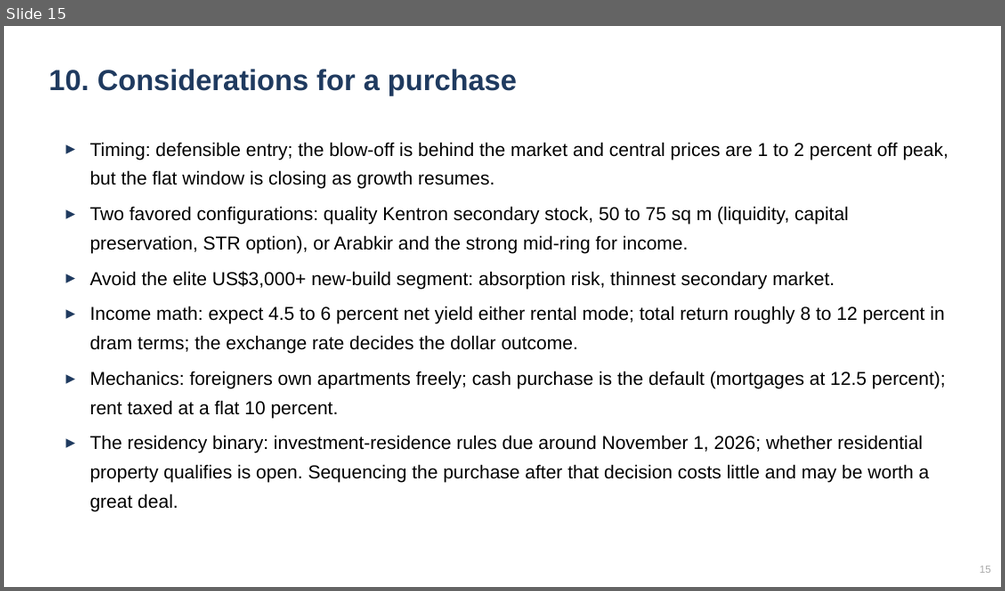
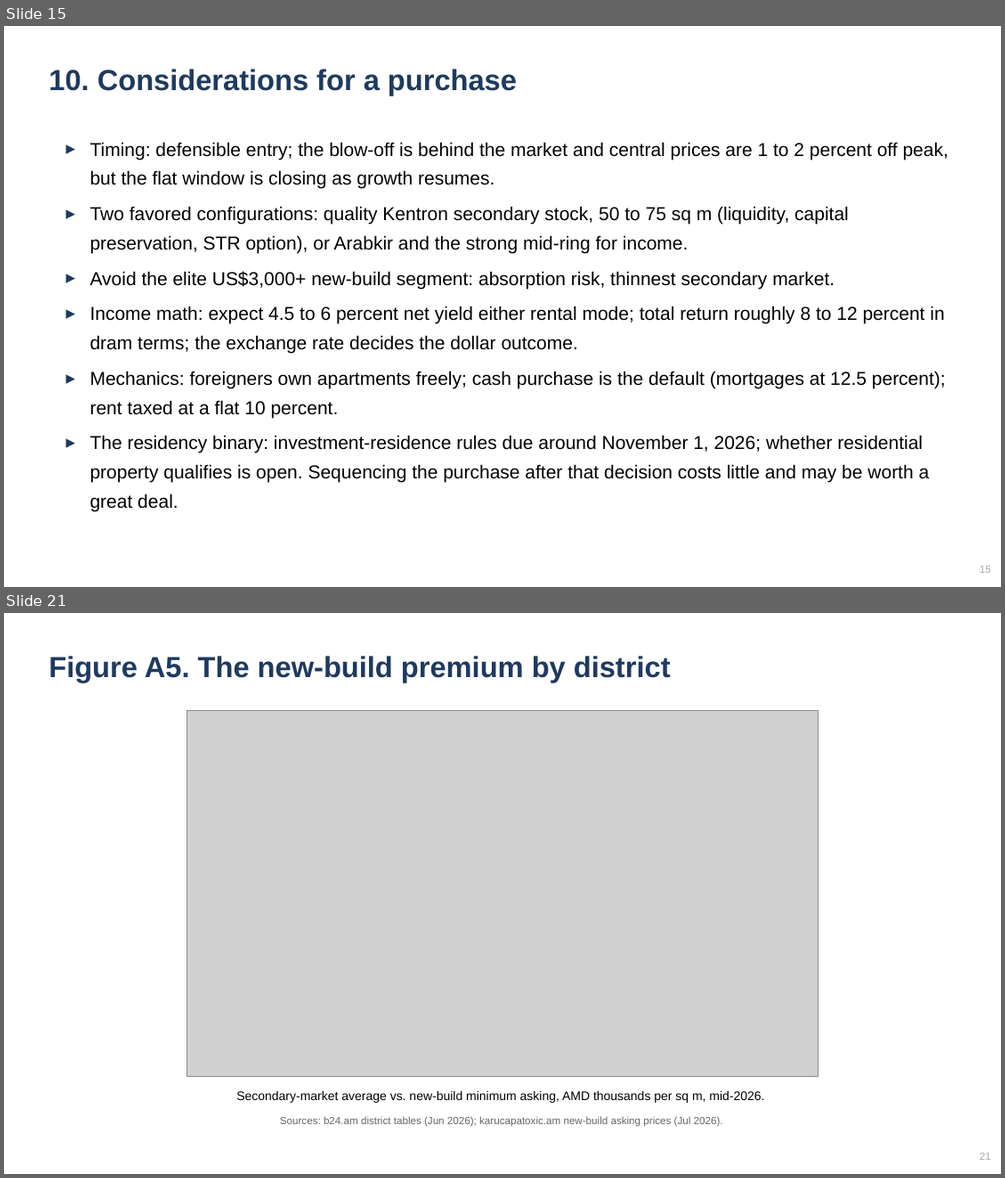
Before and after one commit to rasoolzandvakil-boop/yerevan-housing, a slide deck: Yerevan-Housing-Market-Slides.pptx. Shown one above the other, each under a label of ours: slide 15 before the commit, slides 15 and 21 after it; the slides between them are not shown. The pictures are 1005x591 and 1005x1178 pixels, drawn with LibreOffice and Linux fonts; fonts in the diff are those of the drawing; grey boxes stand for pictures. Boxes give left, top, right and bottom in pixels: in the first picture for what was removed or moved away, otherwise in the second. Text is boxed around its words. In the diff, an @@ line names an element or a change of style, - is before the commit and + after.

```diff
--- a/Yerevan-Housing-Market-Slides.pptx
+++ b/Yerevan-Housing-Market-Slides.pptx
@@ slide 21 added at <box>4,613,1001,1174</box>, background #FFFFFF @@
@@ text added at <box>48,656,671,682</box>, 28 pt, text #1F3A5F, bold @@
+Figure A5. The new-build premium by district
@@ picture added at <box>187,710,817,1077</box> @@
@@ text added at <box>236,1091,764,1103</box>, 12 pt, text #000000 @@
+Secondary-market average vs. new-build minimum asking, AMD thousands per sq m, mid-2026.
@@ text added at <box>280,1116,723,1126</box>, 10 pt, text #666666 @@
+Sources: b24.am district tables (Jun 2026); karucapatoxic.am new-build asking prices (Jul 2026).
@@ text added at <box>979,1152,991,1159</box>, 10 pt, text #AAAAAA @@
+21
```
Also in this commit, not shown: 6 other slides added, 1 other file.
